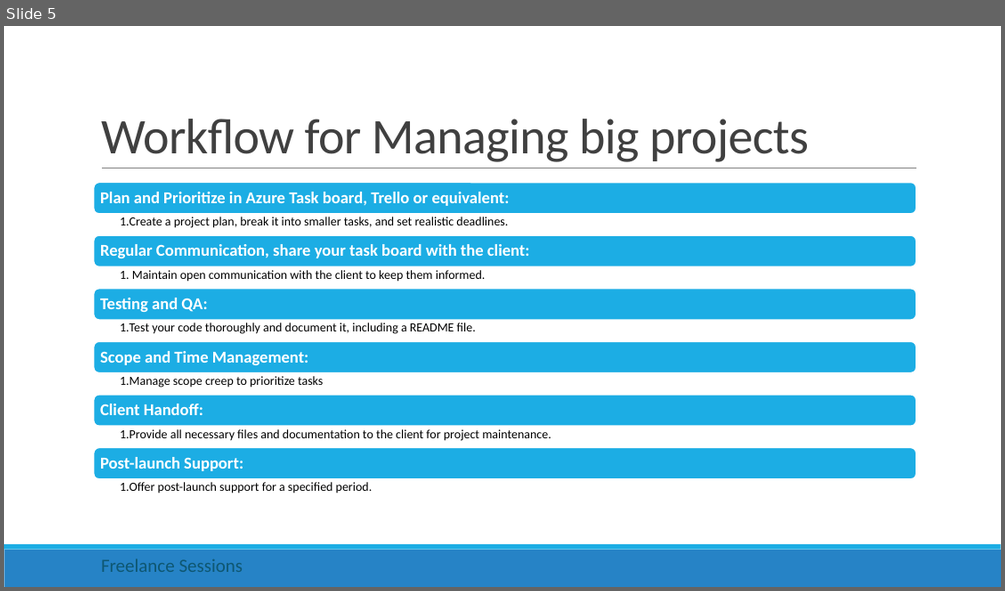
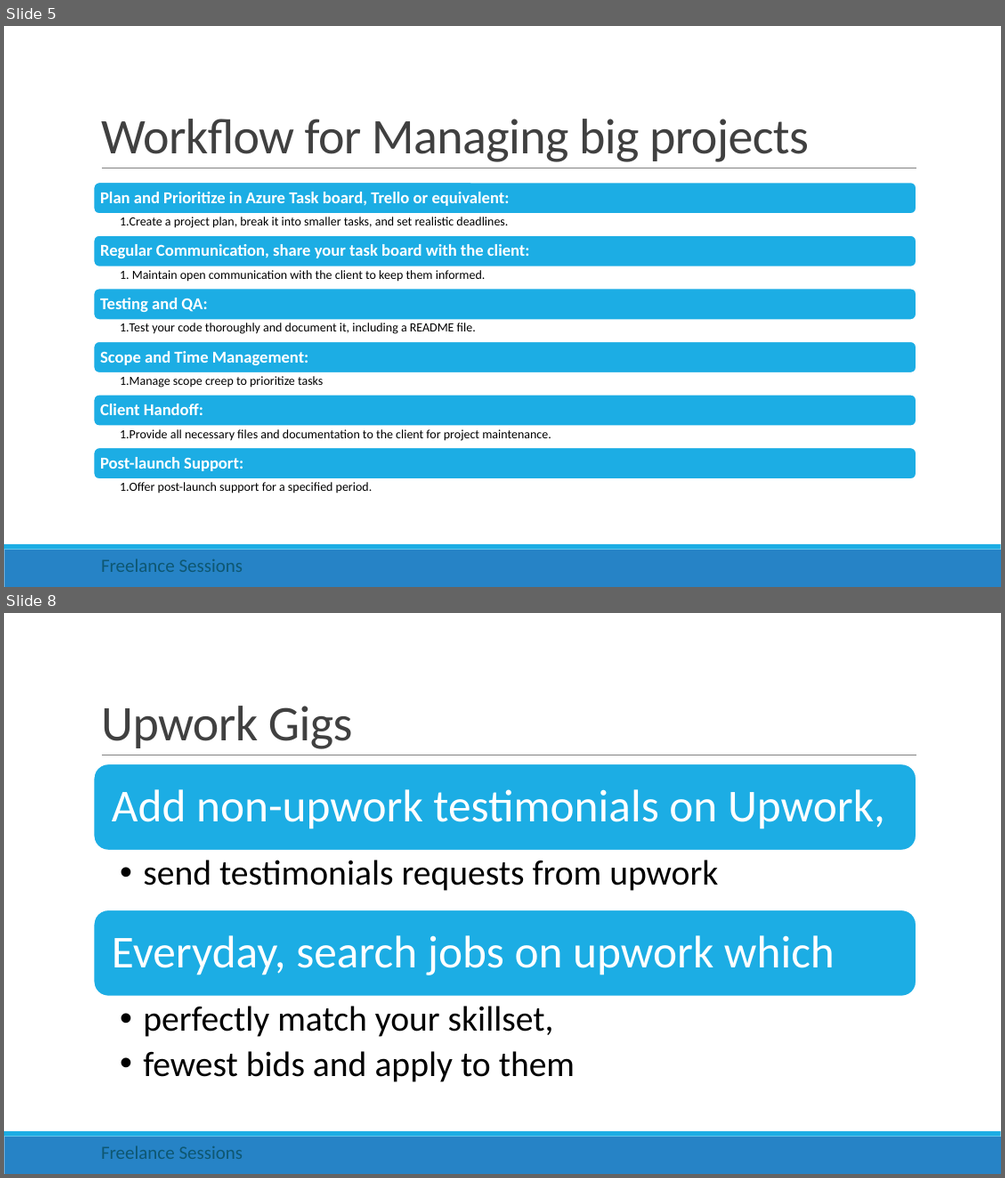
Before and after one commit to rishigujadhur1/Slides, a slide deck: Freelancing/Freelance Session 1.pptx. Shown one above the other, each under a label of ours: slide 5 before the commit, slides 5 and 8 after it; the slides between them are not shown. The pictures are 1005x591 and 1005x1178 pixels, drawn with LibreOffice and Linux fonts; fonts in the diff are those of the drawing. Boxes give left, top, right and bottom in pixels: in the first picture for what was removed or moved away, otherwise in the second. Text is boxed around its words. In the diff, an @@ line names an element or a change of style, - is before the commit and + after.

Commit message:
upwork slides

```diff
--- a/Freelancing/Freelance Session 1.pptx
+++ b/Freelancing/Freelance Session 1.pptx
@@ slide 8 added at (4,613,1001,1174), background #FFFFFF; not listed: 3 template elements that a slide beside it also shows @@
@@ title added at (101,706,353,749), 48 pt, text #404040 @@
+Upwork Gigs
@@ group added at (94,764,916,1082): 4 texts, 2 rounded rectangles @@
+Add non-upwork testimonials on Upwork,
+  • send testimonials requests from upwork
+Everyday, search jobs on upwork which
+  • perfectly match your skillset,
+  • fewest bids and apply to them
@@ text added at (101,1145,243,1159), 18 pt, text #0E5772 @@
+Freelance Sessions
```
Also in this commit, not shown: 1 slide changed, 1 other slide added.
